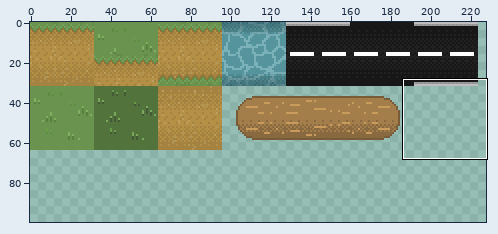
A sprite sheet gets an edit: assets/Environment/Frogger_TileMap.png. Above: a wide view before the commit, with the close-up outlined.
Close-up. Earlier state:
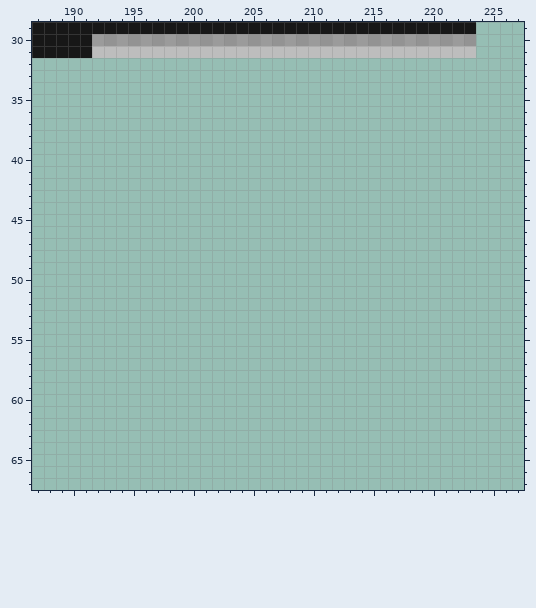
The file is 256x128 pixels. Colours within 5 levels of each other are drawn and written as one. Shown: x 187..227, y 29..67. The wide view leaves out empty margins. The commit also changed other parts of the picture, which this record leaves out.
The result:
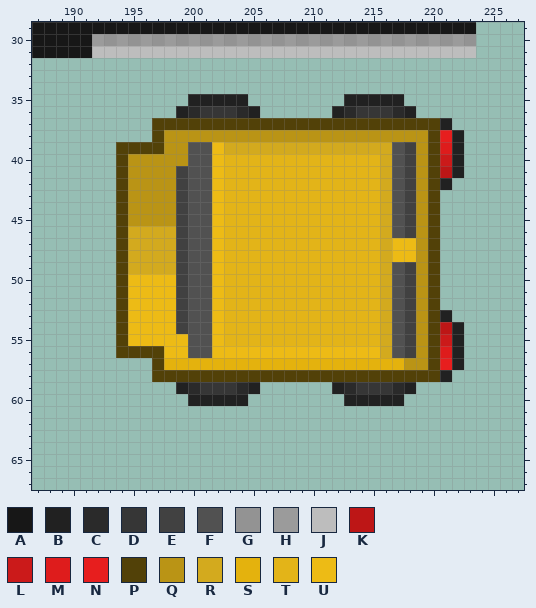
Palette (. is transparent): A #171717  B #212121  C #2a2a2a  D #363636  E #414141  F #515151  G #939393  H #9b9b9b  J #bdbdbd  K #bd1616  L #cb1a1a  M #de1c1c  N #e71e1e  P #524108  Q #ba9415  R #d3aa1e  S #e4b20d  T #e3b418  U #edbb15
What changed:
y 35: x 200..204 ..... -> BBBBB; x 213..217 ..... -> BBBBB
y 36: x 199..205 ....... -> BCDDDCB; x 212..218 ....... -> BCDDDCB
y 37: x 197..221 ......................... -> PPPPPPPPPPPPPPPPPPPPPPPPB
y 38: x 197..222 .......................... -> PQQQQQQQQQQQQQQQQQQQQQQPNB
y 39: x 194..222 ............................. -> PPPPQQFFURRRRRRRRRRRRRRFEQPMB
y 40: x 194..222 ............................. -> PQQQQQFFUTTTTTTTTTTTTTRFEQPLB
y 41: x 194..222 ............................. -> PQQQQEFFUTTTTTTTTTTTTTRFEQPKB
y 42: x 194..221 ............................ -> PQQQQEFFUTTTTTTTTTTTTTRFEQPB
y 43..45: x 194..220 ........................... -> PQQQQEFFUTTTTTTTTTTTTTRFEQP
y 46: x 194..220 ........................... -> PRRRREFFUTTTTTTTTTTTTTRFEQP
y 47..48: x 194..220 ........................... -> PRRRREFFUTTTTTTTTTTTTTRUUQP
y 49: x 194..220 ........................... -> PRRRREFFUTTTTTTTTTTTTTRFEQP
y 50..52: x 194..220 ........................... -> PUUUUEFFUTTTTTTTTTTTTTRFEQP
y 53: x 194..221 ............................ -> PUUUUEFFUTTTTTTTTTTTTTRFEQPB
y 54: x 194..222 ............................. -> PUUUUEFFUTTTTTTTTTTTTTRFEQPKB
y 55: x 194..222 ............................. -> PUUUUUFFUTTTTTTTTTTTTTRFEQPLB
y 56: x 194..222 ............................. -> PPPPUUFFUUUUUUUUUUUUUURFEQPMB
y 57: x 197..222 .......................... -> PSSSSSSSSSSSSSSSSSSSSQQPNB
y 58: x 197..221 ......................... -> PPPPPPPPPPPPPPPPPPPPPPPPB
y 59: x 199..205 ....... -> BCDDDCB; x 212..218 ....... -> BCDDDCB
y 60: x 200..204 ..... -> BBBBB; x 213..217 ..... -> BBBBB
Changed places in both close-ups, as pixel boxes (x1, y1, x2, y2):
added: (116, 94, 464, 406)
